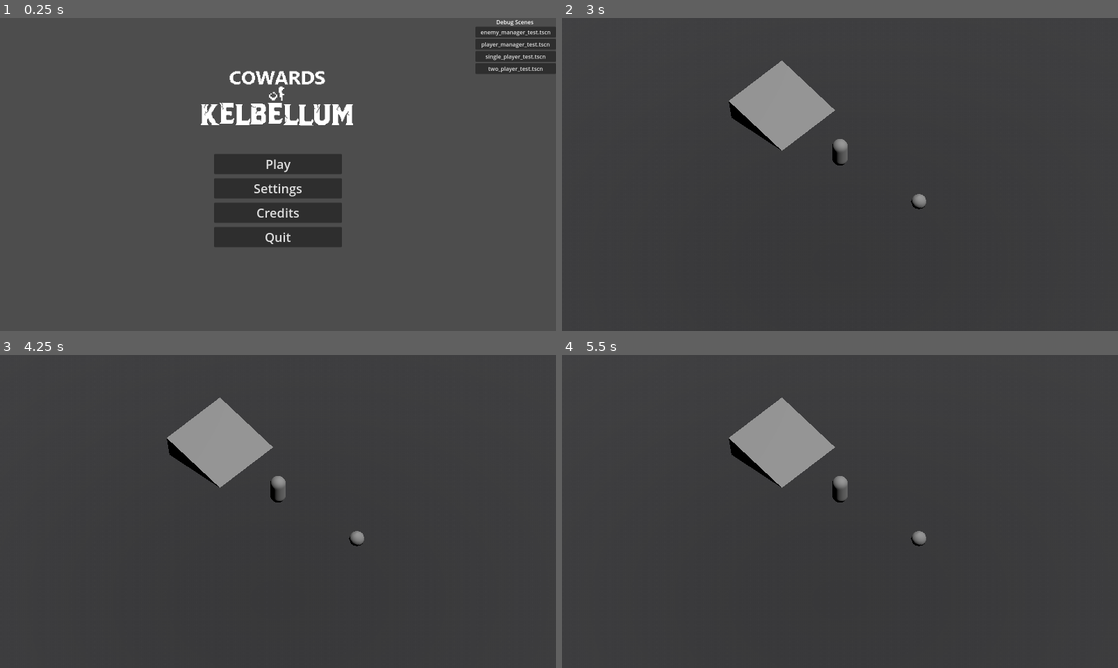
Above: before the commit, frames 1-4 (two rows, left to right).
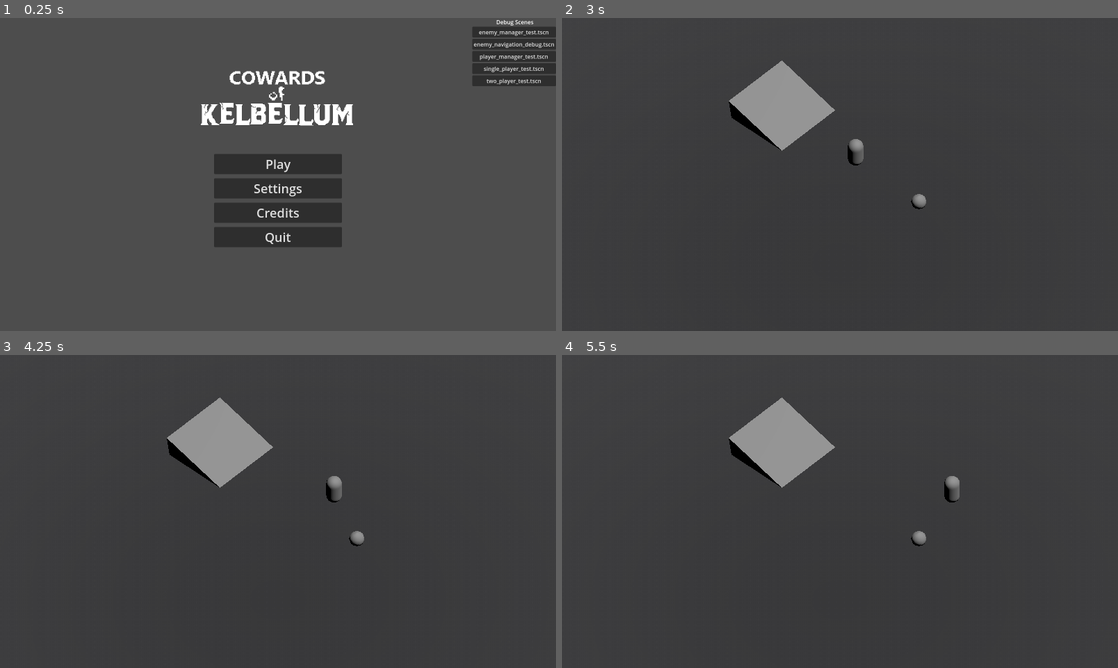
Above: after the commit, the same moments.

Repository: ZeFurtif/Kelbellum-Godot
Game: Godot game, scene res://scenes/title_menu/TitleMenu.tscn
The game is run twice, just before and just after one commit, with the same random seed, the same clock (stepped at 60 frames per second) and the same inputs. The project has no main scene, so this scene is started directly.
Inputs (mouse positions are in pixels of both pictures, inside the frame that each line leads up to):
- Up to frame 1 (0.25 s): no input
- Up to frame 2 (3 s): click "Play" at 0.5 s; click "Play" at 1.25 s; click "single_player_test.tscn" at 2 s; tap Enter at 2.75 s; move the mouse to (962, 158) at 2.77 s; hold D (move_right) from 2.78 s (still down); hold Shift from 2.78 s (still down); click (962, 158) at 2.92 s
- Up to frame 3 (4.25 s): release D (move_right) at 3.5 s; release Shift at 3.5 s; drag from (166, 527) to (250, 574) at 3.52 s
- Up to frame 4 (5.5 s): tap Space at 4.25 s; move the mouse to (895, 442) at 4.27 s; hold D (move_right) 4.28-5 s; hold Shift 4.28-5 s; right-click (895, 442) at 4.35 s; click (895, 442) at 4.42 s; drag from (812, 574) to (673, 464) at 5.02 s

The runs differ from the first frame. In frame 1, 1.0% of the frame differs, in the area x 85-100%, y 2-22%; in frame 2, 0.3%; in frame 3, 0.3%; in frame 4, 0.3%.

Commit message:
New Base Enemy
- new base enemy with IA (reaching nearest player)

Diff:
--- a/project.godot
+++ b/project.godot
@@ -71,3 +71,7 @@
 "events": [Object(InputEventKey,"resource_local_to_scene":false,"resource_name":"","device":-1,"window_id":0,"alt_press …(192 unchanged characters)…
 ]
 }
+
+[navigation]
+
+3d/default_cell_height=0.1
--- /dev/null
+++ b/scenes/debug/enemy_navigation_debug.tscn
@@ -0,0 +1,62 @@
+[gd_scene load_steps=10 format=3 uid="uid://b0ej3kt5dhggd"]
+
+[ext_resource type="PackedScene" uid="uid://dfy37hi6hbngm" path="res://scenes/camera/camera_free_look.tscn" id="1_bedmu"]
+[ext_resource type="Texture2D" uid="uid://c3tsgpq3k48ho" path="res://assets/_debug/GridTextures/Dark/texture_02.png" id="1_q24vm"]
+[ext_resource type="PackedScene" uid="uid://wxhjub4lbx72" path="res://scenes/enemy/movable/enemy_movable_debug_red.tscn" id="2_57h3i"]
+[ext_resource type="PackedScene" uid="uid://m63l4ut23ud3" path="res://scenes/player/Player.tscn" id="4_bbgu2"]
+[ext_resource type="Script" path="res://scenes/enemy/rush_player/enemy_reaching_nearest_player.gd" id="4_dbole"]
+
+[sub_resource type="NavigationMesh" id="NavigationMesh_es0q8"]
+vertices = PackedVector3Array(-4.25, 0.128664, -9, -3.5, 0.128664, -9, -3.5, 0.128664, -48.75, -48.75, 0.128664, -4.25, -8.25, 0.128664, -4.25, -7.25, 0.128664, -6, -48.75, 0.128664, -48.75, -3, 0.128664, -9, 0.5, 0.128664, -5.5, 48.75, 0.128664, -5, 48.75, 0.128664, -48.75, 0.5, 0.128664, -5, -3.5, 1.32866, -6.75, -5, 1.42866, -5.5, -5.75, 1.32866, -4.25, -3, 0.228664, -1.75, -1, 0.228664, -4, -4.025, 0.728664, -4.025, -0.25, 0.128664, -4, -3, 0.128664, -1, -4, 0.128664, 48.75, 48.75, 0.128664, 48.75, -4, 0.128664, -0.25, -6.75, 0.128664, -2.25, -48.75, 0.128664, 48.75)
+polygons = [PackedInt32Array(2, 1, 0), PackedInt32Array(5, 4, 3), PackedInt32Array(0, 5, 2), PackedInt32Array(2, 5, 6), PackedInt32Array(6, 5, 3), PackedInt32Array(7, 1, 2), PackedInt32Array(7, 2, 8), PackedInt32Array(8, 2, 9), PackedInt32Array(9, 2, 10), PackedInt32Array(9, 11, 8), PackedInt32Array(15, 17, 16), PackedInt32Array(16, 17, 12), PackedInt32Array(12, 17, 13), PackedInt32Array(13, 17, 14), PackedInt32Array(14, 17, 15), PackedInt32Array(18, 11, 9), PackedInt32Array(18, 9, 19), PackedInt32Array(19, 9, 20), PackedInt32Array(20, 9, 21), PackedInt32Array(16, 18, 15), PackedInt32Array(15, 18, 19), PackedInt32Array(20, 22, 19), PackedInt32Array(3, 4, 23), PackedInt32Array(23, 22, 3), PackedInt32Array(3, 22, 20), PackedInt32Array(3, 20, 24)]
+cell_height = 0.1
+border_size = 1.0
+agent_radius = 1.0
+filter_ledge_spans = true
+
+[sub_resource type="StandardMaterial3D" id="StandardMaterial3D_7ig8f"]
+albedo_texture = ExtResource("1_q24vm")
+uv1_triplanar = true
+
+[sub_resource type="BoxMesh" id="BoxMesh_fw6h3"]
+material = SubResource("StandardMaterial3D_7ig8f")
+size = Vector3(100, 1, 100)
+
+[sub_resource type="PrismMesh" id="PrismMesh_l12ry"]
+
+[node name="EnemyNavigationDebug" type="Node3D"]
+
+[node name="DirectionalLight3D" type="DirectionalLight3D" parent="."]
+transform = Transform3D(0.927334, 0.0655896, 0.368442, -0.374234, 0.162528, 0.912981, 0, -0.984522, 0.175264, 0, 20, 0)
+
+[node name="CameraFreeLook" parent="." instance=ExtResource("1_bedmu")]
+transform = Transform3D(-0.225222, 0.34324, -0.911845, -0.07435, 0.927107, 0.367349, 0.971466, 0.150531, -0.183285, -15.3448, 6.07274, -9.7063)
+
+[node name="NavigationRegion3D" type="NavigationRegion3D" parent="."]
+navigation_mesh = SubResource("NavigationMesh_es0q8")
+
+[node name="Floor" type="CSGMesh3D" parent="NavigationRegion3D"]
+transform = Transform3D(1, 0, 0, 0, 1, 0, 0, 0, 1, 0, -0.5, 0)
+use_collision = true
+mesh = SubResource("BoxMesh_fw6h3")
+
+[node name="CSGMesh3D" type="CSGMesh3D" parent="NavigationRegion3D"]
+transform = Transform3D(-0.66119, 3.60254, 3.4036, 4.91786, 0.902596, 0, -0.614416, 3.34769, -3.66271, -3.28434, -0.661108, -4.14967)
+use_collision = true
+mesh = SubResource("PrismMesh_l12ry")
+
+[node name="NavigationLink3D" type="NavigationLink3D" parent="NavigationRegion3D"]
+bidirectional = false
+start_position = Vector3(-4.76, 1.5, -5.611)
+end_position = Vector3(-7.034, 0, -6.137)
+
+[node name="EnemyReachingNearestPlayer" parent="." node_paths=PackedStringArray("players") instance=ExtResource("2_57h3i")]
+script = ExtResource("4_dbole")
+players = [NodePath("../Player")]
+
+[node name="Marker3D" type="Marker3D" parent="."]
+transform = Transform3D(1, 0, 0, 0, 1, 0, 0, 0, 1, -6, 0, -6)
+
+[node name="Player" parent="." instance=ExtResource("4_bbgu2")]
+transform = Transform3D(1, 0, 0, 0, 1, 0, 0, 0, 1, 6.1994, 0, 0)
+keyboard_control = true
--- a/scenes/debug/single_player_test.tscn
+++ b/scenes/debug/single_player_test.tscn
@@ -25,6 +25,7 @@
 
 [node name="Player" parent="." instance=ExtResource("1_8wnd5")]
 transform = Transform3D(1, 0, 0, 0, 1, 0, 0, 0, 1, 0, 1, 0)
+keyboard_control = true
 
 [node name="Floor" type="CSGMesh3D" parent="."]
 transform = Transform3D(1, 0, 0, 0, 1, 0, 0, 0, 1, 0, -0.5, 0)
--- a/scenes/enemy/enemy_debug0.tscn
+++ /dev/null
@@ -1,19 +0,0 @@
-[gd_scene load_steps=4 format=3 uid="uid://cw7kory6x3lu"]
-
-[sub_resource type="CapsuleShape3D" id="CapsuleShape3D_c0iw4"]
-
-[sub_resource type="CapsuleMesh" id="CapsuleMesh_o52br"]
-
-[sub_resource type="StandardMaterial3D" id="StandardMaterial3D_wf883"]
-albedo_color = Color(1, 0.160784, 0.223529, 1)
-
-[node name="EnemyDebug" type="CharacterBody3D"]
-
-[node name="CollisionShape3D" type="CollisionShape3D" parent="."]
-transform = Transform3D(1, 0, 0, 0, 1, 0, 0, 0, 1, 0, 1, 0)
-shape = SubResource("CapsuleShape3D_c0iw4")
-
-[node name="MeshInstance3D" type="MeshInstance3D" parent="."]
-transform = Transform3D(1, 0, 0, 0, 1, 0, 0, 0, 1, 0, 1, 0)
-mesh = SubResource("CapsuleMesh_o52br")
-surface_material_override/0 = SubResource("StandardMaterial3D_wf883")
--- a/scenes/enemy/enemy_debug1.tscn
+++ /dev/null
@@ -1,19 +0,0 @@
-[gd_scene load_steps=4 format=3 uid="uid://br7kmgjby5jl7"]
-
-[sub_resource type="CapsuleShape3D" id="CapsuleShape3D_c0iw4"]
-
-[sub_resource type="CapsuleMesh" id="CapsuleMesh_o52br"]
-
-[sub_resource type="StandardMaterial3D" id="StandardMaterial3D_1333f"]
-albedo_color = Color(0.372549, 0.529412, 1, 1)
-
-[node name="EnemyDebug" type="CharacterBody3D"]
-
-[node name="CollisionShape3D" type="CollisionShape3D" parent="."]
-transform = Transform3D(1, 0, 0, 0, 1, 0, 0, 0, 1, 0, 1, 0)
-shape = SubResource("CapsuleShape3D_c0iw4")
-
-[node name="MeshInstance3D" type="MeshInstance3D" parent="."]
-transform = Transform3D(1, 0, 0, 0, 1, 0, 0, 0, 1, 0, 1, 0)
-mesh = SubResource("CapsuleMesh_o52br")
-surface_material_override/0 = SubResource("StandardMaterial3D_1333f")
--- /dev/null
+++ b/scenes/enemy/movable/enemy_movable_debug.gd
@@ -0,0 +1,67 @@
+extends CharacterBody3D
+
+# debug
+@export var debug_reach_right_click : bool = false
+@export var selected : bool = false
+
+@export var movement_speed : float = 4.0
+
+var GRAVITY : float = ProjectSettings.get_setting("physics/3d/default_gravity")
+var GRAVITY_DIRECTION : Vector3 = ProjectSettings.get_setting("physics/3d/default_gravity_vector")
+
+@onready var navigation_agent : NavigationAgent3D = $NavigationAgent3D
+@onready var camera : Camera3D = get_viewport().get_camera_3d()
+
+func _ready() -> void :
+	navigation_agent.velocity_computed.connect(Callable(_on_velocity_computed))
+	# trick to wait navigation map synchronization
+	await get_tree().process_frame
+	return
+
+func _physics_process(delta : float) -> void :
+	if navigation_agent.is_navigation_finished() :
+		if not is_on_floor() :
+			velocity = GRAVITY * GRAVITY_DIRECTION
+			move_and_slide()
+		return
+
+	var next_path_position : Vector3 = navigation_agent.get_next_path_position()
+	var new_velocity : Vector3 = global_position.direction_to(next_path_position) * movement_speed
+	if navigation_agent.avoidance_enabled :
+		navigation_agent.velocity = new_velocity
+	else :
+		_on_velocity_computed(new_velocity)
+
+	if not is_on_floor() :
+		velocity += GRAVITY * GRAVITY_DIRECTION
+	move_and_slide()
+	return
+
+func _on_velocity_computed(safe_velocity : Vector3) -> void :
+	velocity = safe_velocity
+	return
+
+
+func _input(event : InputEvent) -> void :
+	if debug_reach_right_click and selected :
+		if event is InputEventMouseButton :
+			if event.button_index == MOUSE_BUTTON_LEFT and event.pressed :
+				var mouse_position : Vector2 = get_viewport().get_mouse_position()
+				var ray_length : float = 100
+				var from : Vector3 = camera.project_ray_origin(mouse_position)
+				var to : Vector3 = from + camera.project_ray_normal(mouse_position) * ray_length
+				var space : PhysicsDirectSpaceState3D = get_world_3d().direct_space_state
+				var ray_query : PhysicsRayQueryParameters3D = PhysicsRayQueryParameters3D.new()
+				ray_query.from = from
+				ray_query.to = to
+				ray_query.collide_with_areas = true
+				var result : Dictionary = space.intersect_ray(ray_query)
+
+				# Teleport
+				if Input.is_key_pressed(KEY_SHIFT) :
+					global_position = result.position
+					navigation_agent.target_position = result.position
+				# Navigation
+				else :
+					navigation_agent.target_position = result.position
+	return
--- a/scenes/enemy/enemy_debug2.tscn
+++ b/scenes/enemy/movable/enemy_movable_debug.tscn
@@ -1,13 +1,13 @@
-[gd_scene load_steps=4 format=3 uid="uid://c4op1clyoxe0k"]
+[gd_scene load_steps=4 format=3 uid="uid://dwd8u75j1liei"]
+
+[ext_resource type="Script" path="res://scenes/enemy/movable/enemy_movable_debug.gd" id="1_2aeig"]
 
 [sub_resource type="CapsuleShape3D" id="CapsuleShape3D_c0iw4"]
 
 [sub_resource type="CapsuleMesh" id="CapsuleMesh_o52br"]
 
-[sub_resource type="StandardMaterial3D" id="StandardMaterial3D_ty24t"]
-albedo_color = Color(1, 1, 0.282353, 1)
-
-[node name="EnemyDebug" type="CharacterBody3D"]
+[node name="EnemyDumbDebug" type="CharacterBody3D"]
+script = ExtResource("1_2aeig")
 
 [node name="CollisionShape3D" type="CollisionShape3D" parent="."]
 transform = Transform3D(1, 0, 0, 0, 1, 0, 0, 0, 1, 0, 1, 0)
@@ -16,4 +16,5 @@
 [node name="MeshInstance3D" type="MeshInstance3D" parent="."]
 transform = Transform3D(1, 0, 0, 0, 1, 0, 0, 0, 1, 0, 1, 0)
 mesh = SubResource("CapsuleMesh_o52br")
-surface_material_override/0 = SubResource("StandardMaterial3D_ty24t")
+
+[node name="NavigationAgent3D" type="NavigationAgent3D" parent="."]
--- /dev/null
+++ b/scenes/enemy/movable/enemy_movable_debug_blue.tscn
@@ -0,0 +1,11 @@
+[gd_scene load_steps=3 format=3 uid="uid://d1dpepcw4dqkf"]
+
+[ext_resource type="PackedScene" uid="uid://dwd8u75j1liei" path="res://scenes/enemy/movable/enemy_movable_debug.tscn" id="1_xnx41"]
+
+[sub_resource type="StandardMaterial3D" id="StandardMaterial3D_nct0j"]
+albedo_color = Color(0, 0, 0.882353, 1)
+
+[node name="EnemyDumbDebugRed" instance=ExtResource("1_xnx41")]
+
+[node name="MeshInstance3D" parent="." index="1"]
+surface_material_override/0 = SubResource("StandardMaterial3D_nct0j")
--- /dev/null
+++ b/scenes/enemy/movable/enemy_movable_debug_green.tscn
@@ -0,0 +1,11 @@
+[gd_scene load_steps=3 format=3 uid="uid://lq8rsqg5ywt3"]
+
+[ext_resource type="PackedScene" uid="uid://dwd8u75j1liei" path="res://scenes/enemy/movable/enemy_movable_debug.tscn" id="1_tflfl"]
+
+[sub_resource type="StandardMaterial3D" id="StandardMaterial3D_nct0j"]
+albedo_color = Color(0, 0.666667, 0, 1)
+
+[node name="EnemyDumbDebugRed" instance=ExtResource("1_tflfl")]
+
+[node name="MeshInstance3D" parent="." index="1"]
+surface_material_override/0 = SubResource("StandardMaterial3D_nct0j")
--- /dev/null
+++ b/scenes/enemy/movable/enemy_movable_debug_red.tscn
@@ -0,0 +1,14 @@
+[gd_scene load_steps=3 format=3 uid="uid://wxhjub4lbx72"]
+
+[ext_resource type="PackedScene" uid="uid://dwd8u75j1liei" path="res://scenes/enemy/movable/enemy_movable_debug.tscn" id="1_a5sf0"]
+
+[sub_resource type="StandardMaterial3D" id="StandardMaterial3D_nct0j"]
+albedo_color = Color(1, 0, 0, 1)
+
+[node name="EnemyDumbDebugRed" instance=ExtResource("1_a5sf0")]
+
+[node name="MeshInstance3D" parent="." index="1"]
+surface_material_override/0 = SubResource("StandardMaterial3D_nct0j")
+
+[node name="NavigationAgent3D" parent="." index="2"]
+debug_enabled = true
--- /dev/null
+++ b/scenes/enemy/movable/enemy_movable_debug_yellow.tscn
@@ -0,0 +1,11 @@
+[gd_scene load_steps=3 format=3 uid="uid://sm5sg0bjfa26"]
+
+[ext_resource type="PackedScene" uid="uid://dwd8u75j1liei" path="res://scenes/enemy/movable/enemy_movable_debug.tscn" id="1_ax1mv"]
+
+[sub_resource type="StandardMaterial3D" id="StandardMaterial3D_nct0j"]
+albedo_color = Color(1, 1, 0, 1)
+
+[node name="EnemyDumbDebugRed" instance=ExtResource("1_ax1mv")]
+
+[node name="MeshInstance3D" parent="." index="1"]
+surface_material_override/0 = SubResource("StandardMaterial3D_nct0j")
--- /dev/null
+++ b/scenes/enemy/rush_player/enemy_reaching_nearest_player.gd
@@ -0,0 +1,83 @@
+extends CharacterBody3D
+
+# debug
+@export var debug_reach_right_click : bool = false
+@export var selected : bool = false
+
+@export var movement_speed : float = 4.0
+
+var GRAVITY : float = ProjectSettings.get_setting("physics/3d/default_gravity")
+var GRAVITY_DIRECTION : Vector3 = ProjectSettings.get_setting("physics/3d/default_gravity_vector")
+
+@onready var navigation_agent : NavigationAgent3D = $NavigationAgent3D
+@onready var camera : Camera3D = get_viewport().get_camera_3d()
+
+var target : Player = null
+
+# TODO must be modify with architecture
+@export var players : Array[Player] = []
+
+func _ready() -> void :
+	navigation_agent.velocity_computed.connect(Callable(_on_velocity_computed))
+	# trick to wait navigation map synchronization
+	await get_tree().process_frame
+	return
+
+func _physics_process(delta : float) -> void :
+	_find_nearest_player()
+	if target :
+		navigation_agent.target_position = target.global_position
+
+	if navigation_agent.is_navigation_finished():
+		print("finish")
+		return
+
+	var next_path_position : Vector3 = navigation_agent.get_next_path_position()
+	var new_velocity : Vector3 = global_position.direction_to(next_path_position) * movement_speed
+	if navigation_agent.avoidance_enabled :
+		navigation_agent.velocity = new_velocity
+	else :
+		_on_velocity_computed(new_velocity)
+	return
+
+func _on_velocity_computed(safe_velocity : Vector3) -> void :
+	velocity = safe_velocity
+	move_and_slide()
+	return
+
+
+func _input(event : InputEvent) -> void :
+	if debug_reach_right_click and selected :
+		if event is InputEventMouseButton :
+			if event.button_index == MOUSE_BUTTON_LEFT and event.pressed :
+				var mouse_position : Vector2 = get_viewport().get_mouse_position()
+				var ray_length : float = 100
+				var from : Vector3 = camera.project_ray_origin(mouse_position)
+				var to : Vector3 = from + camera.project_ray_normal(mouse_position) * ray_length
+				var space : PhysicsDirectSpaceState3D = get_world_3d().direct_space_state
+				var ray_query : PhysicsRayQueryParameters3D = PhysicsRayQueryParameters3D.new()
+				ray_query.from = from
+				ray_query.to = to
+				ray_query.collide_with_areas = true
+				var result : Dictionary = space.intersect_ray(ray_query)
+
+				# Teleport
+				if Input.is_key_pressed(KEY_SHIFT) :
+					global_position = result.position
+					navigation_agent.target_position = result.position
+				# Navigation
+				else :
+					navigation_agent.target_position = result.position
+	return
+
+
+func _find_nearest_player() -> void :
+	target = null
+	if players.size() :
+		var distance : float = global_position.distance_squared_to(players[0].global_position)
+		target = players[0]
+		for player : Player in players :
+			var new_distance : float = global_position.distance_squared_to(player.global_position)
+			if new_distance < distance :
+				target = player
+	return
--- a/scenes/enemy/enemy_debug3.tscn
+++ b/scenes/enemy/rush_player/enemy_reaching_nearest_player.tscn
@@ -1,13 +1,13 @@
-[gd_scene load_steps=4 format=3 uid="uid://cuulklj8sbyap"]
+[gd_scene load_steps=4 format=3 uid="uid://7ddblohyanei"]
+
+[ext_resource type="Script" path="res://scenes/enemy/movable/enemy_movable_debug.gd" id="1_mmmdw"]
 
 [sub_resource type="CapsuleShape3D" id="CapsuleShape3D_c0iw4"]
 
 [sub_resource type="CapsuleMesh" id="CapsuleMesh_o52br"]
 
-[sub_resource type="StandardMaterial3D" id="StandardMaterial3D_grokx"]
-albedo_color = Color(0.113725, 0.572549, 0.184314, 1)
-
-[node name="EnemyDebug" type="CharacterBody3D"]
+[node name="EnemyReachingNearestPlayer" type="CharacterBody3D"]
+script = ExtResource("1_mmmdw")
 
 [node name="CollisionShape3D" type="CollisionShape3D" parent="."]
 transform = Transform3D(1, 0, 0, 0, 1, 0, 0, 0, 1, 0, 1, 0)
@@ -16,4 +16,7 @@
 [node name="MeshInstance3D" type="MeshInstance3D" parent="."]
 transform = Transform3D(1, 0, 0, 0, 1, 0, 0, 0, 1, 0, 1, 0)
 mesh = SubResource("CapsuleMesh_o52br")
-surface_material_override/0 = SubResource("StandardMaterial3D_grokx")
+
+[node name="NavigationAgent3D" type="NavigationAgent3D" parent="."]
+avoidance_enabled = true
+debug_enabled = true
--- a/scenes/player/Player.gd
+++ b/scenes/player/Player.gd
@@ -8,6 +8,9 @@
 const TRIGGER_DEAD_ZONE : float = 0.1
 const SPEED : float = 5.0
 const SIGHT_RANGE : float = 20.0
+var GRAVITY : float = ProjectSettings.get_setting("physics/3d/default_gravity")
+var GRAVITY_DIRECTION : Vector3 = ProjectSettings.get_setting("physics/3d/default_gravity_vector")
+
 
 var raw_move_input : Vector2 = Vector2.ZERO
 var primary_reset : bool = true
@@ -49,22 +52,22 @@
 func handle_movement(delta : float) -> void :
 	raw_move_input = Vector2.ZERO
 
-	if not is_on_floor():
-		velocity.y = move_toward(velocity.y, -9.81, 1)
-	else:
+	if not is_on_floor() :
+		velocity += GRAVITY * GRAVITY_DIRECTION
+	else :
 		velocity.y = 0
 
 	if keyboard_control :
 		raw_move_input = Input.get_vector("move_left", "move_right", "move_up", "move_down")
 		raw_move_input = raw_move_input.normalized()
-	else:
+	else :
 		raw_move_input.x = Input.get_joy_axis(controller_id, JOY_AXIS_LEFT_X)
 		raw_move_input.y = Input.get_joy_axis(controller_id, JOY_AXIS_LEFT_Y)
 
 	if raw_move_input.length() >= JOYSTICK_DEAD_ZONE :
 		velocity.x = raw_move_input.x * SPEED * raw_move_input.length()
 		velocity.z = raw_move_input.y * SPEED * raw_move_input.length()
-	else:
+	else :
 		velocity.x = move_toward(velocity.x, 0, SPEED)
 		velocity.z = move_toward(velocity.z, 0, SPEED)
 
Not shown: 1 places in scenes/debug/single_player_test.tscn that only renumber resources
